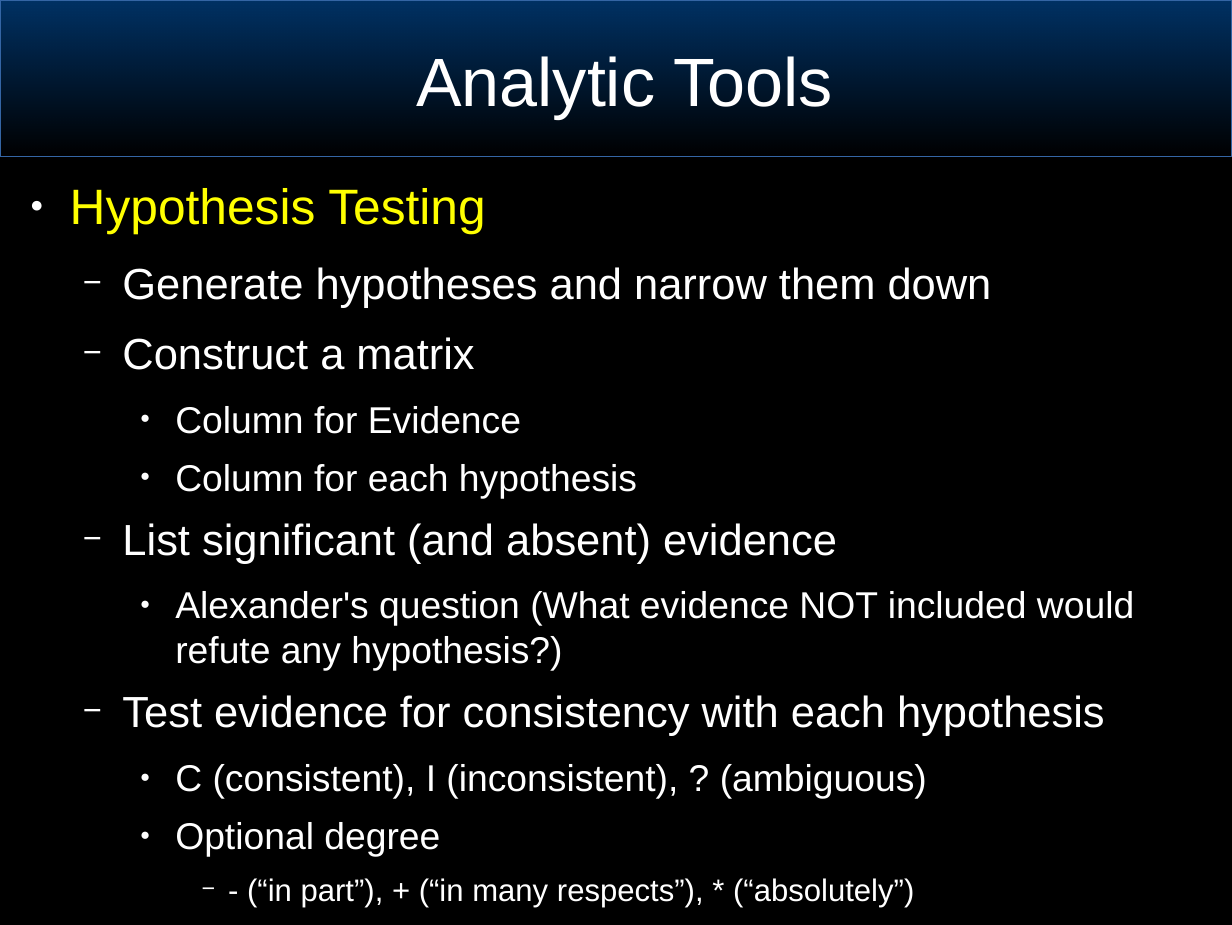
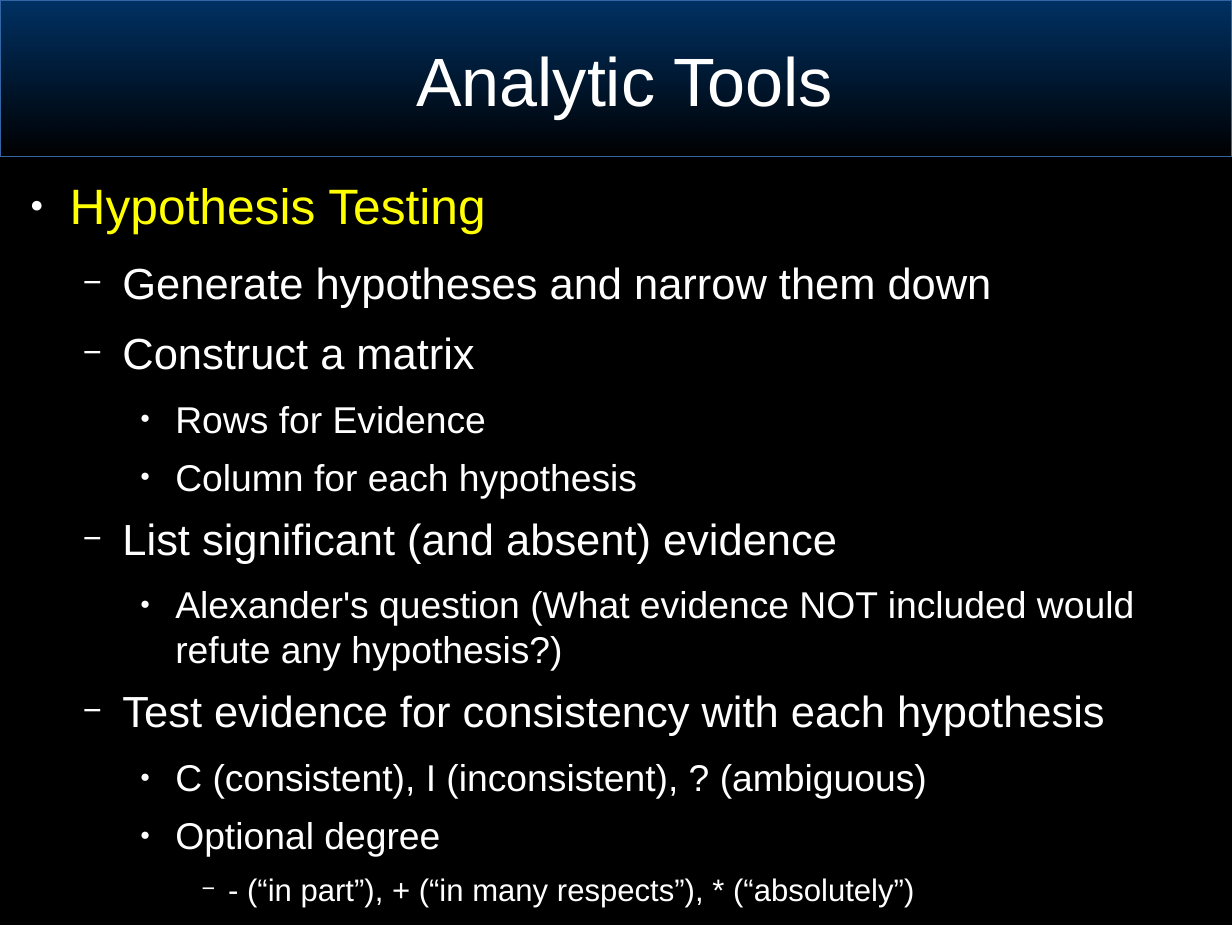
Before and after one commit to joeblankenship1/Critical_Thinking, a slide deck: slide 34 of CriticalThinkingPrimer.odp. Drawn at 1232x925 pixels with LibreOffice and Linux fonts; fonts in the diff are those of the drawing; background and template pictures are left out. Boxes give left, top, right and bottom in pixels: in the first picture for what was removed or moved away, otherwise in the second. Text is boxed around its words. In the diff, an @@ line names an element or a change of style, - is before the commit and + after.

```diff
--- a/CriticalThinkingPrimer.odp
+++ b/CriticalThinkingPrimer.odp
@@ text at (x1=175, y1=406, x2=486, y2=434): text changed @@
-    ● Column for Evidence
+    ● Rows for Evidence
```
Also in this commit, not shown: 1 other file.
